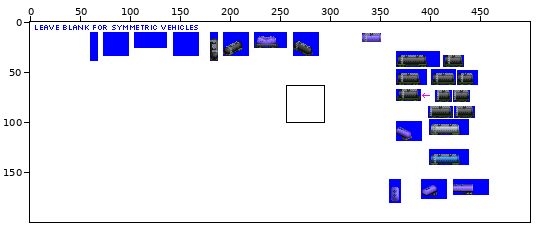
File history of a sprite sheet, src/graphics/pony/silo_car_pony_gen_5B.png. The first picture is a wide view before the edit; the outline marks the close-up.
Close-up. Earlier state:
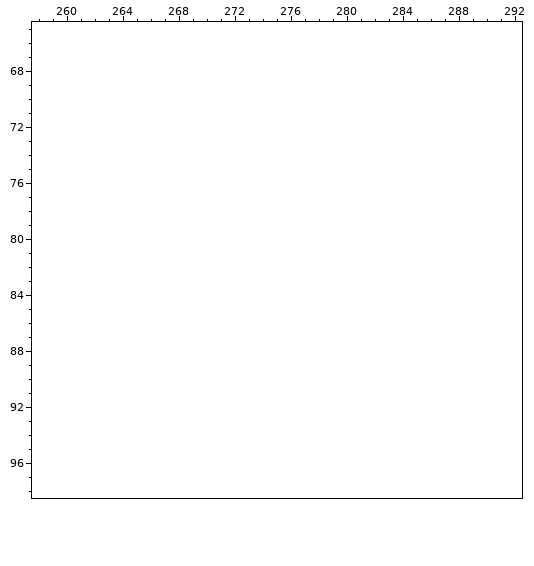
The file is 500x200 pixels. Shown: x 258..292, y 65..98. The commit also changed other parts of the picture, which this record leaves out.
The same view after the edit:
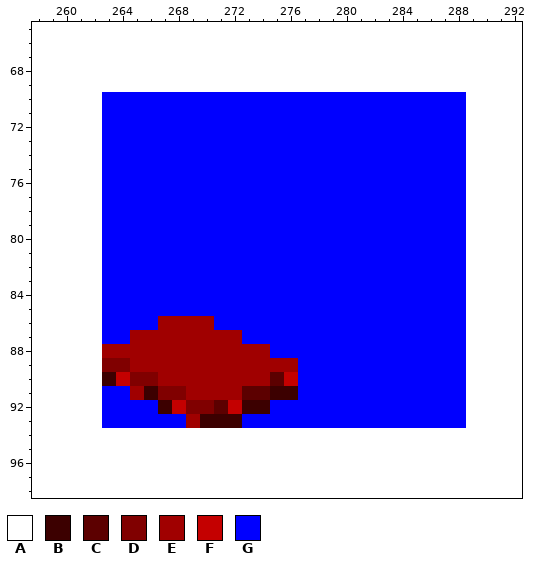
Palette (. is transparent): A #ffffff  B #3c0000  C #5c0000  D #800000  E #a00000  F #c40000  G #0000ff
Change:
Changed rows in their new state; - is an unchanged pixel.
first column x 263:
70 GGGGGGGGGGGGGGGGGGGGGGGGGG
71 GGGGGGGGGGGGGGGGGGGGGGGGGG
72 GGGGGGGGGGGGGGGGGGGGGGGGGG
73 GGGGGGGGGGGGGGGGGGGGGGGGGG
74 GGGGGGGGGGGGGGGGGGGGGGGGGG
75 GGGGGGGGGGGGGGGGGGGGGGGGGG
76 GGGGGGGGGGGGGGGGGGGGGGGGGG
77 GGGGGGGGGGGGGGGGGGGGGGGGGG
78 GGGGGGGGGGGGGGGGGGGGGGGGGG
79 GGGGGGGGGGGGGGGGGGGGGGGGGG
80 GGGGGGGGGGGGGGGGGGGGGGGGGG
81 GGGGGGGGGGGGGGGGGGGGGGGGGG
82 GGGGGGGGGGGGGGGGGGGGGGGGGG
83 GGGGGGGGGGGGGGGGGGGGGGGGGG
84 GGGGGGGGGGGGGGGGGGGGGGGGGG
85 GGGGGGGGGGGGGGGGGGGGGGGGGG
86 GGGGEEEEGGGGGGGGGGGGGGGGGG
87 GGEEEEEEEEGGGGGGGGGGGGGGGG
88 EEEEEEEEEEEEGGGGGGGGGGGGGG
89 DDEEEEEEEEEEEEGGGGGGGGGGGG
90 BFDDEEEEEEEECFGGGGGGGGGGGG
91 GGEBDDEEEECCBBGGGGGGGGGGGG
92 GGGGBFDDCFBBGGGGGGGGGGGGGG
93 GGGGGGEBBBGGGGGGGGGGGGGGGG
Changed places in both close-ups, as pixel boxes (x1, y1, x2, y2):
changed: (102, 92, 466, 428)
